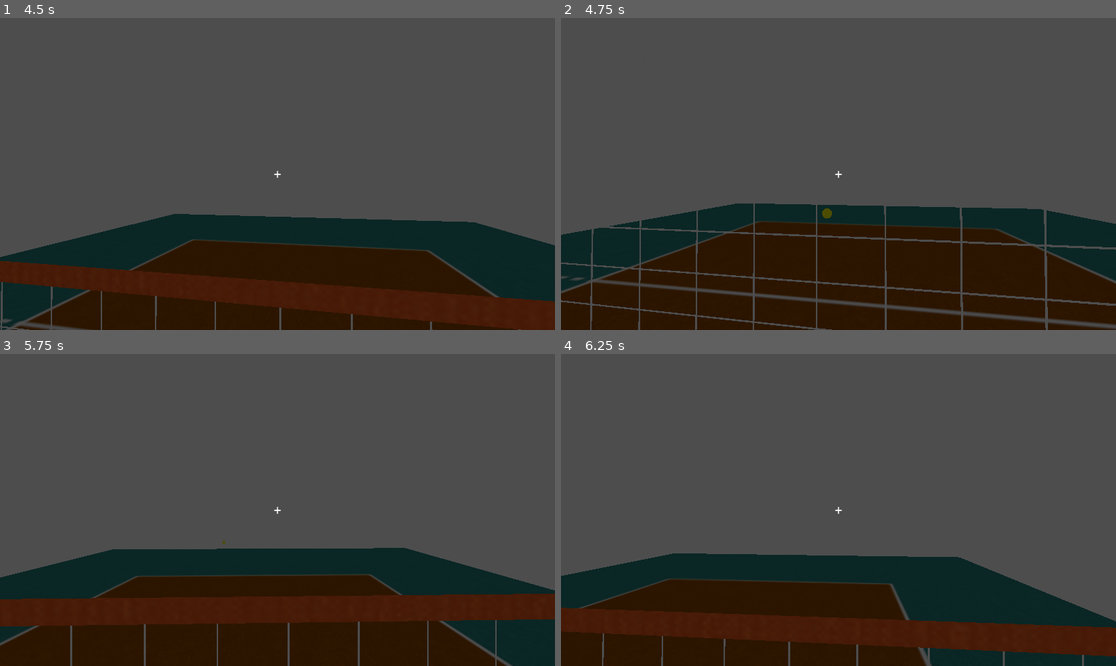
Above: before the commit, frames 1-4 (two rows, left to right).
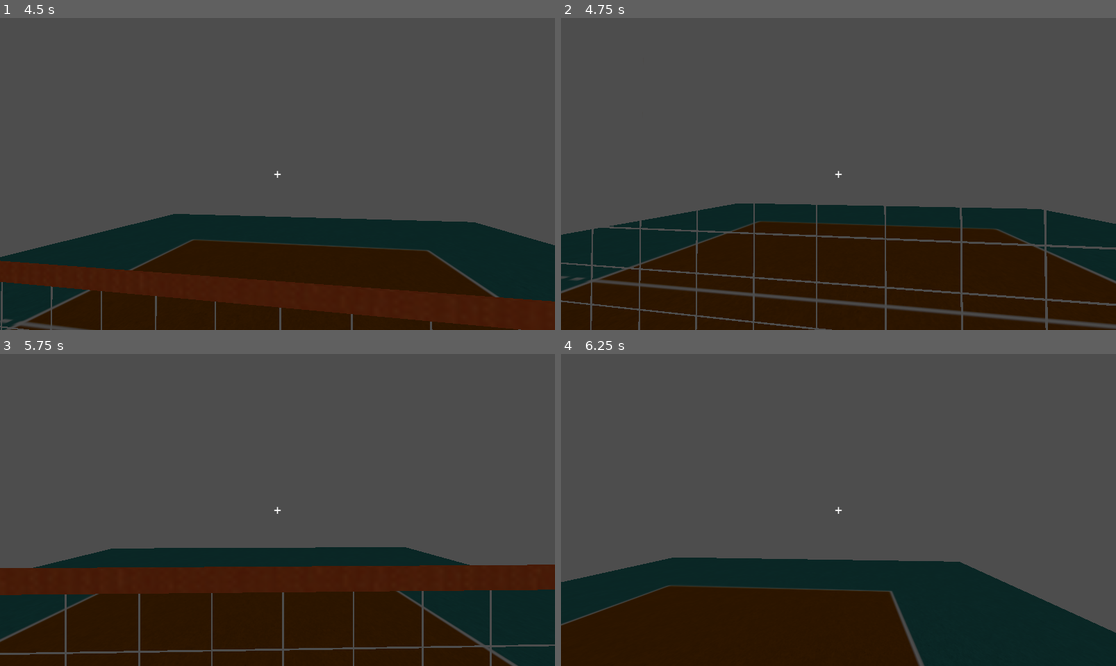
Above: after the commit, the same moments.

Repository: Mcaldas11/VolleyBox
Game: Godot game, scene res://volleyball/scene.tscn
The game is run twice, just before and just after one commit, with the same random seed, the same clock (stepped at 60 frames per second) and the same inputs.
Inputs (mouse positions are in pixels of both pictures, inside the frame that each line leads up to):
- Up to frame 1 (4.5 s): tap Enter (ui_accept) at 0.5, 0.77, 1.52, 2.75, 3.02, 3.77 s; move the mouse to (305, 174) at 0.52 s; press the mouse at (305, 174) at 0.53 s; hold W (ui_up) from 0.53 s (still down); move the mouse to (249, 174) at 1.27 s; release the mouse at (249, 174) at 1.28 s; tap G (spawn_ball) at 1.35 s; move the mouse to (288, 167) at 2.02 s; tap Keypad Enter at 2.1 s; move the mouse to (271, 180) at 2.77 s; tap Shift at 2.85 s; move the mouse to (316, 177) at 3.52 s; hold Ctrl 3.53-4.28 s; move the mouse to (233, 170) at 4.27 s; click (233, 170) at 4.35 s
- Up to frame 2 (4.75 s): keep holding W (ui_up); tap Enter (ui_accept) at 4.52 s
- Up to frame 3 (5.75 s): keep holding W (ui_up); tap Enter (ui_accept) at 5 s; move the mouse to (283, 510) at 5.02 s; hold G (spawn_ball) from 5.03 s (still down)
- Up to frame 4 (6.25 s): move the mouse to (816, 503) at 5.77 s; release W (ui_up) at 5.78 s; release G (spawn_ball) at 5.78 s; hold D (ui_right) from 5.78 s (still down); tap Keypad Enter at 5.85 s; tap Enter (ui_accept) at 6.02 s

Frame 1 is identical in both runs. In frame 2, less than 0.1% of the frame differs, in the area x 47-49%, y 61-65%; in frame 3, 18%, in the area x 0-100%, y 59-100%; in frame 4, 12%.

Commit message:
Enable ball contact detection and add arena walls
Activate contact monitoring in ball.gd (contact_monitor=true, max_contacts_reported=10) and simplify ground detection to any StaticBody3D; log when the ball hits the ground and wait 0.5s before freeing the ball. Update scene.tscn to add box collision subresources and four StaticBody3D collision walls (back, front, and two lateral walls) to contain the play area; load_steps updated accordingly. These changes improve reliable collision detection and prevent the ball from leaving the arena.

Diff:
--- a/volley-box/assets/ball/ball.gd
+++ b/volley-box/assets/ball/ball.gd
@@ -3,6 +3,11 @@
 var touched_ground = false
 
 func _ready():
+
+	# ATIVAR DETECÇÃO DE CONTACTOS
+	contact_monitor = true
+	max_contacts_reported = 10
+
 	body_entered.connect(_on_body_entered)
 
 
@@ -11,12 +16,13 @@
 	if touched_ground:
 		return
 
-	# opcional: verificar se é o chão
-	if body.name == "Floor" or body.name == "Campo" or body is StaticBody3D:
+	# garantir que não é o próprio player (opcional)
+	if body is StaticBody3D:
 
 		touched_ground = true
 
-		# espera 0.5 segundos
+		print("Bola tocou no chão")
+
 		await get_tree().create_timer(0.5).timeout
 
 		queue_free()
--- a/volley-box/volleyball/scene.tscn
+++ b/volley-box/volleyball/scene.tscn
@@ -20,6 +20,12 @@
 height = 1.8
 
 [sub_resource type="Environment" id="Environment_r886b"]
+
+[sub_resource type="BoxShape3D" id="BoxShape3D_wedp3"]
+size = Vector3(18.98407, 7.6748047, 0.09082031)
+
+[sub_resource type="BoxShape3D" id="BoxShape3D_dfae8"]
+size = Vector3(0.24647167, 7.6280518, 31.015198)
 
 [node name="Sketchfab_Scene" instance=ExtResource("1_r886b")]
 
@@ -95,3 +101,29 @@
 
 [node name="WorldEnvironment" type="WorldEnvironment" parent="." index="5"]
 environment = SubResource("Environment_r886b")
+
+[node name="parede costas" type="StaticBody3D" parent="." index="6"]
+
+[node name="CollisionShape3D" type="CollisionShape3D" parent="parede costas" index="0"]
+transform = Transform3D(1, 0, 0, 0, 1, 0, 0, 0, 1, -0.17495728, 3.3374023, 15.412125)
+shape = SubResource("BoxShape3D_wedp3")
+
+[node name="parede frente" type="StaticBody3D" parent="." index="7"]
+transform = Transform3D(1, 0, 0, 0, 1, 0, 0, 0, 1, 0, 0, -30.917088)
+
+[node name="CollisionShape3D" type="CollisionShape3D" parent="parede frente" index="0"]
+transform = Transform3D(1, 0, 0, 0, 1, 0, 0, 0, 1, -0.17495728, 3.3374023, 15.412125)
+shape = SubResource("BoxShape3D_wedp3")
+
+[node name="parede lateral" type="StaticBody3D" parent="." index="8"]
+
+[node name="CollisionShape3D" type="CollisionShape3D" parent="parede lateral" index="0"]
+transform = Transform3D(1, 0, 0, 0, 1, 0, 0, 0, 1, -9.7808075, 3.3140259, -0.06295776)
+shape = SubResource("BoxShape3D_dfae8")
+
+[node name="parede lateral2" type="StaticBody3D" parent="." index="9"]
+transform = Transform3D(1, 0, 0, 0, 1, 0, 0, 0, 1, 19.085342, 0, 0)
+
+[node name="CollisionShape3D" type="CollisionShape3D" parent="parede lateral2" index="0"]
+transform = Transform3D(1, 0, 0, 0, 1, 0, 0, 0, 1, -9.7808075, 3.3140259, -0.06295776)
+shape = SubResource("BoxShape3D_dfae8")
Not shown: 1 places in volley-box/volleyball/scene.tscn that only renumber resources
